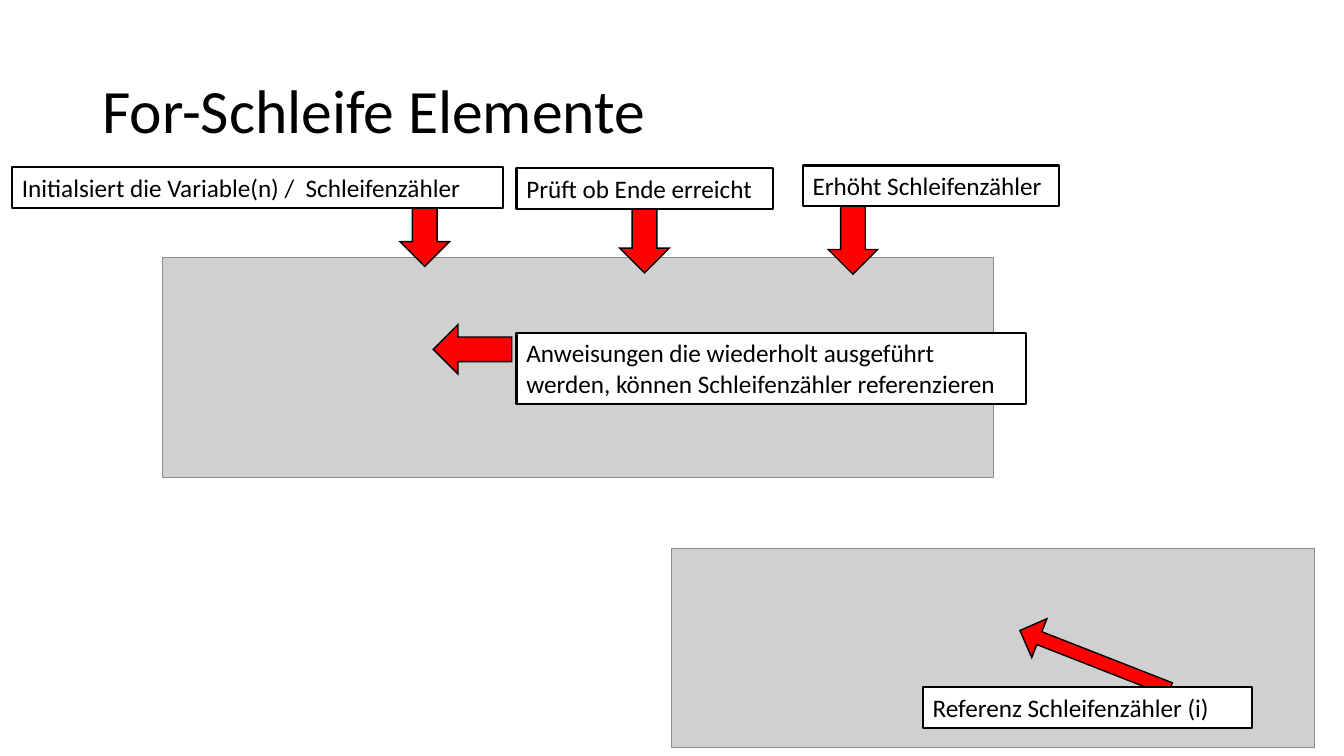
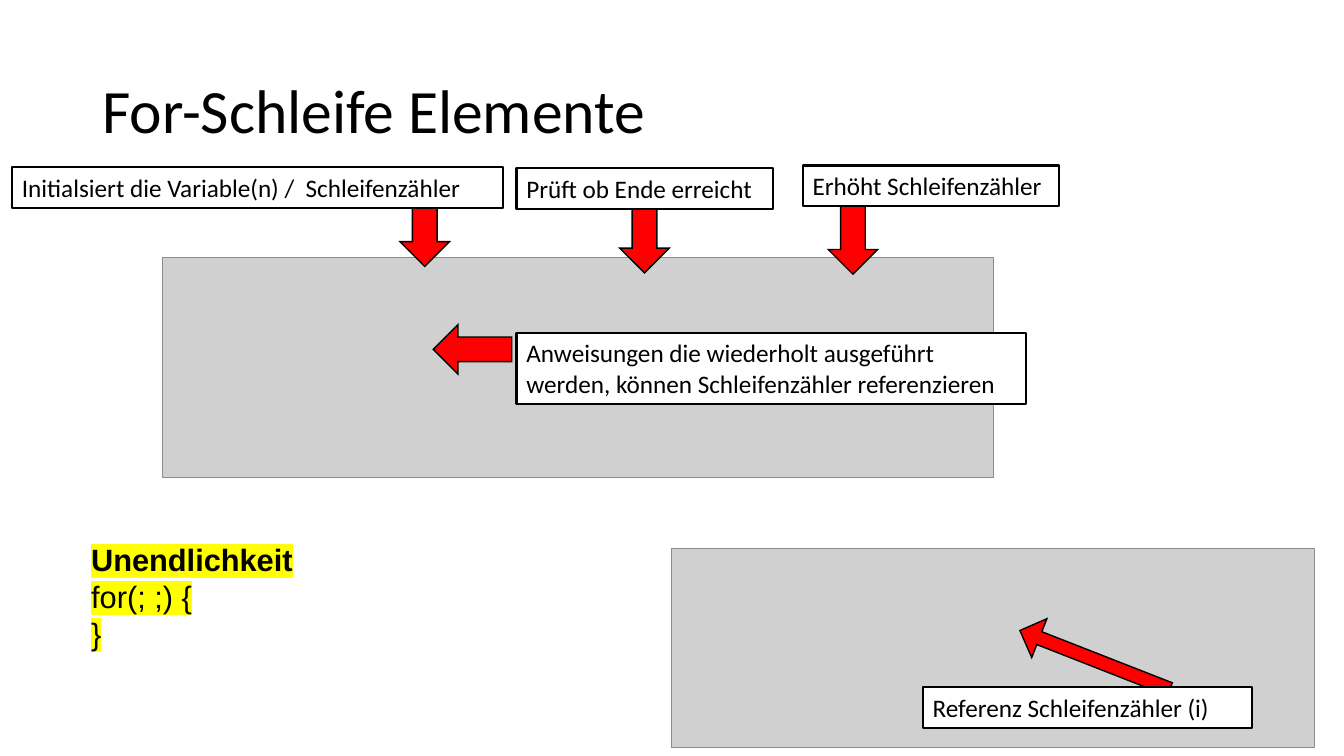
Before and after one commit to IT-folks/Arduino-IoT-Cloud-Deutsch, a slide deck: slide 19 of Folien/Exkurs_Programmiersprache_C.pptx. Drawn at 1344x756 pixels with LibreOffice and Linux fonts; fonts in the diff are those of the drawing; grey boxes stand for pictures. Boxes give left, top, right and bottom in pixels: in the first picture for what was removed or moved away, otherwise in the second. Text is boxed around its words. In the diff, an @@ line names an element or a change of style, - is before the commit and + after.

```diff
--- a/Folien/Exkurs_Programmiersprache_C.pptx
+++ b/Folien/Exkurs_Programmiersprache_C.pptx
@@ text added at (x1=91, y1=548, x2=292, y2=614), 22 pt, text #000000, bold @@
+Unendlichkeit
+for(; ;) {
+}
```
Also in this commit, not shown: 1 slide added.
